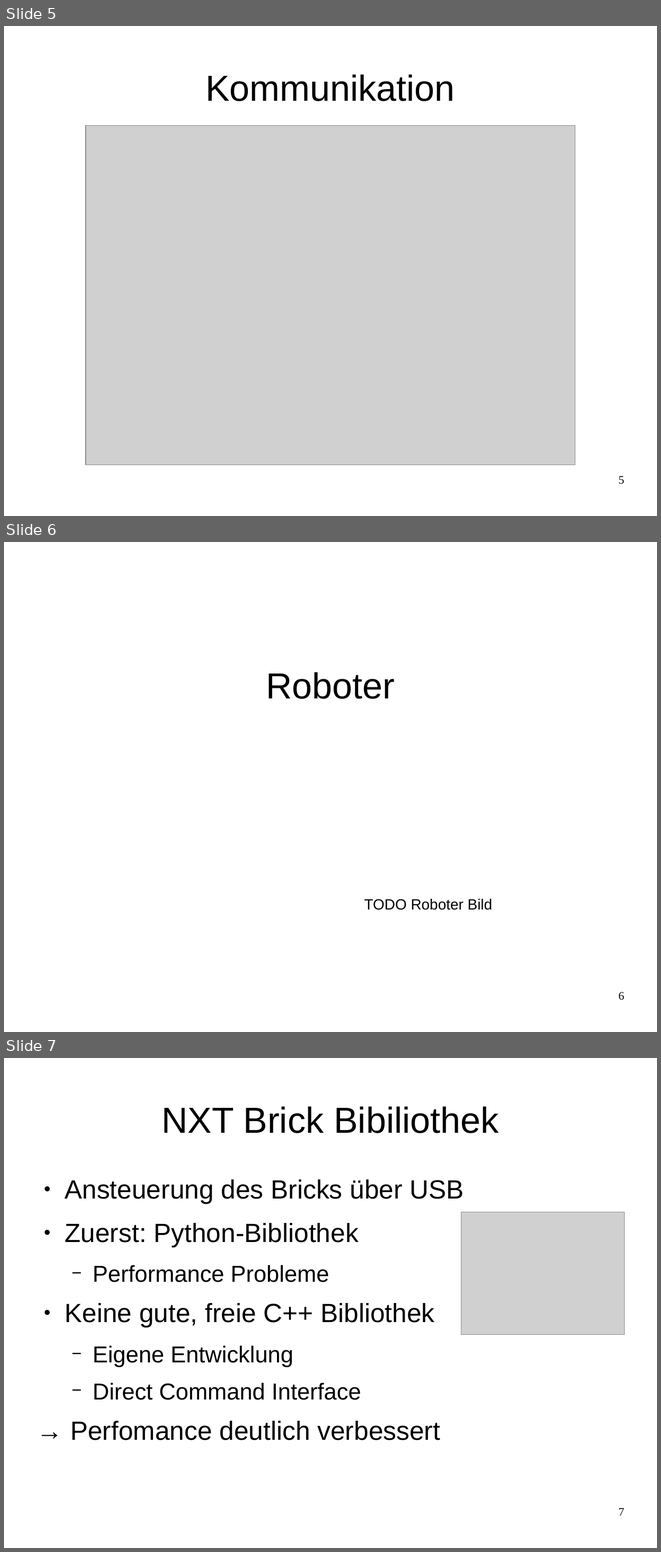
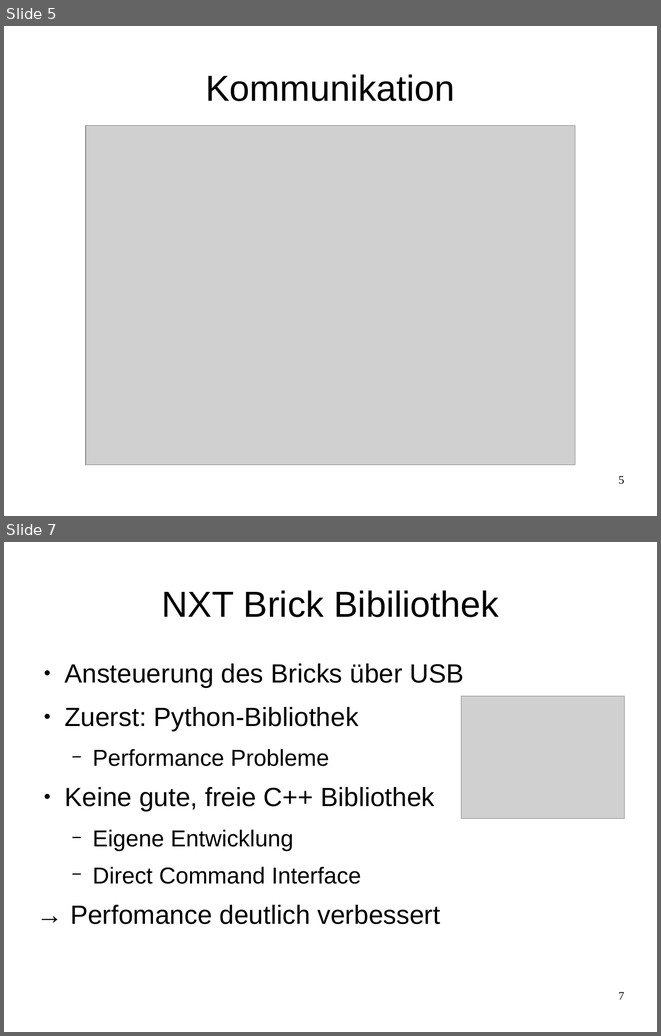
Before and after one commit to Smart-Minotaur/nxt_minotaur, a slide deck: doc/Präsentation.odp. Shown one above the other, each under a label of ours: slides 5, 6 and 7 before the commit, slides 5 and 7 after it; the slides between them are not shown. The pictures are 661x1552 and 661x1036 pixels, drawn with LibreOffice and Linux fonts; fonts in the diff are those of the drawing; grey boxes stand for pictures. Boxes give left, top, right and bottom in pixels: in the first picture for what was removed or moved away, otherwise in the second. Text is boxed around its words. In the diff, an @@ line names an element or a change of style, - is before the commit and + after.

```diff
--- a/doc/Präsentation.odp
+++ b/doc/Präsentation.odp
@@ slide 6 removed at [4, 542, 657, 1032], background #FFFFFF @@
@@ title removed at [266, 672, 395, 699] @@
-Roboter
@@ text removed at [364, 898, 493, 910] @@
-TODO Roboter Bild
@@ page number removed at [618, 991, 624, 1000] @@
-6
```
Also in this commit, not shown: 6 slides changed, 1 slide added, 1 other slide removed.
